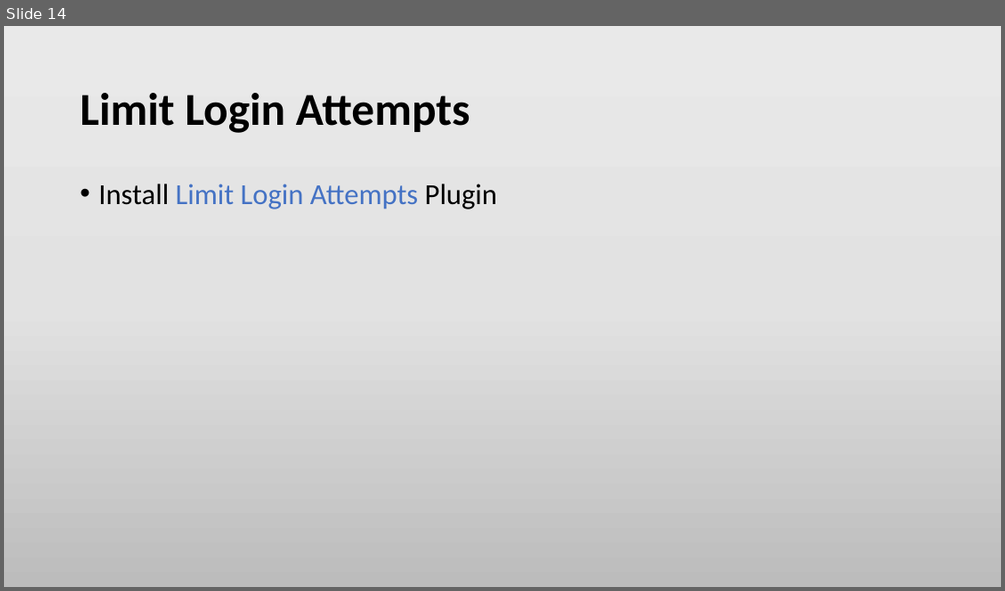
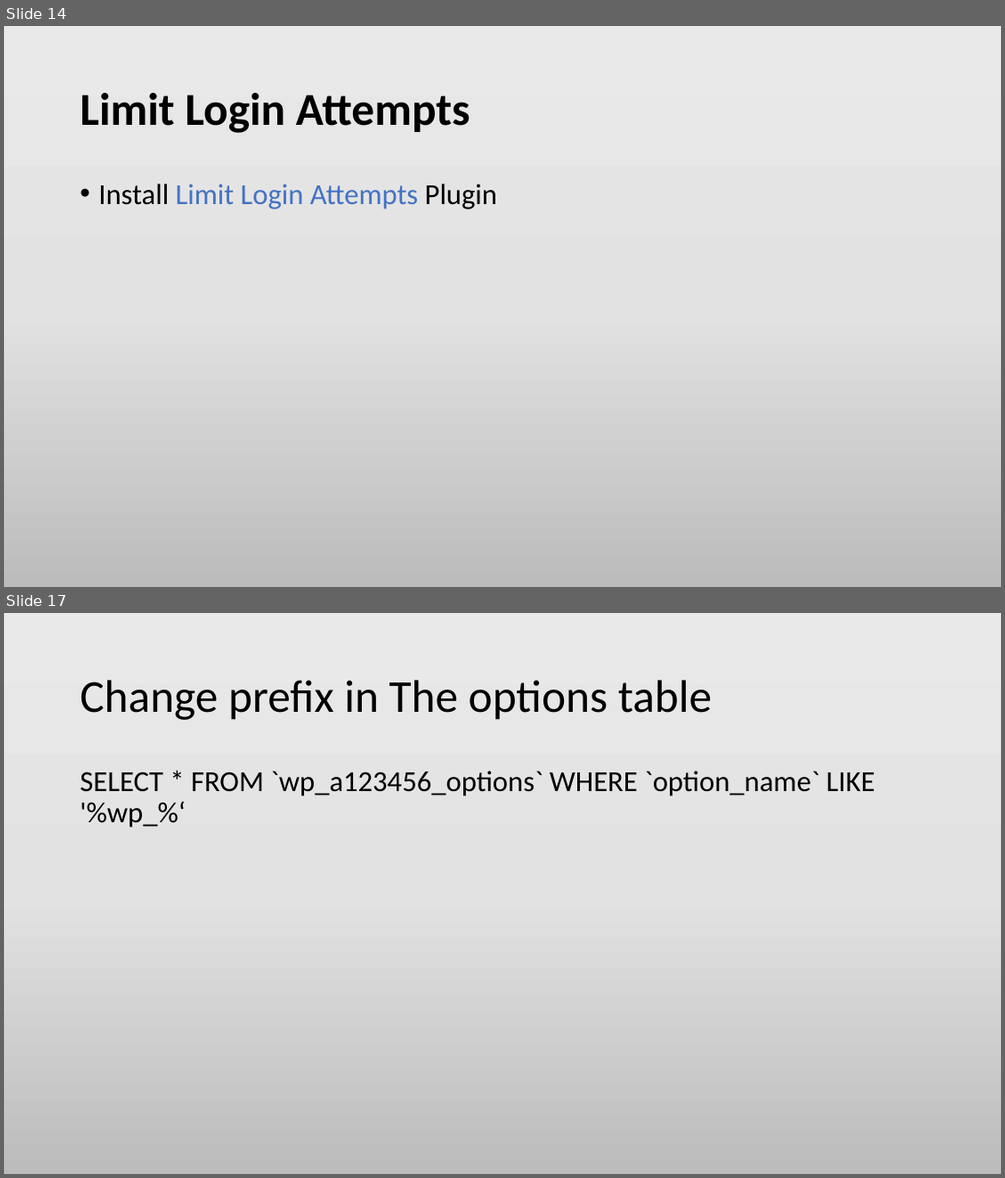
Before and after one commit to min-naing/Wordpress-Tuto-PowerPoint, a slide deck: 5. Wordpress Security.pptx. Shown one above the other, each under a label of ours: slide 14 before the commit, slides 14 and 17 after it; the slides between them are not shown. The pictures are 1005x591 and 1005x1178 pixels, drawn with LibreOffice and Linux fonts; fonts in the diff are those of the drawing. Boxes give left, top, right and bottom in pixels: in the first picture for what was removed or moved away, otherwise in the second. Text is boxed around its words. In the diff, an @@ line names an element or a change of style, - is before the commit and + after.

```diff
--- a/5. Wordpress Security.pptx
+++ b/5. Wordpress Security.pptx
@@ slide 17 added at (4,613,1001,1174), background gradient #EBEAEA to #E4E3E3 to #BDBCBC @@
@@ title added at (80,680,712,720), 44 pt, text #000000 @@
+Change prefix in The options table
@@ text added at (80,771,875,827), 28 pt, text #000000 @@
+SELECT * FROM `wp_a123456_options` WHERE `option_name` LIKE '%wp_%‘
```
Also in this commit, not shown: 2 slides changed, 4 other slides added, 3 other files.
